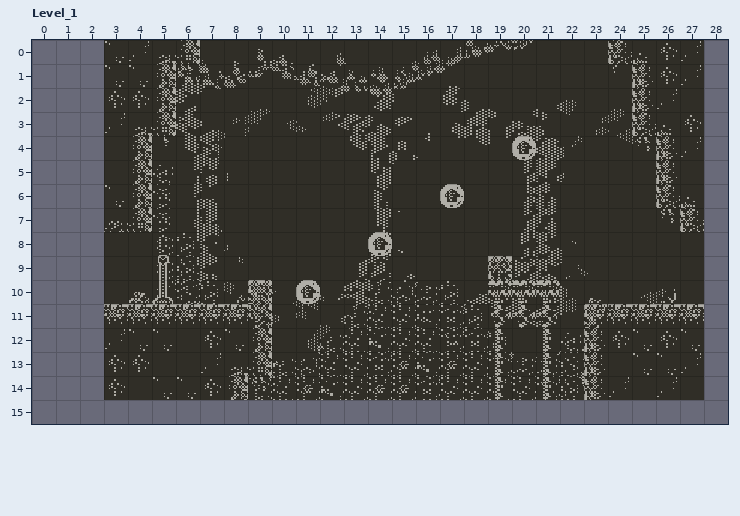
An edit to a level. LDtk project, source/levels/world.ldtk. The picture above was drawn from the file before the commit.
Cells are 16x16 px. Shown: Level_1 x 0..28, y 0..15. The commit also changed other parts of the map, which this record leaves out. The old version is drawn lined up with the new one.
The same view after the edit:
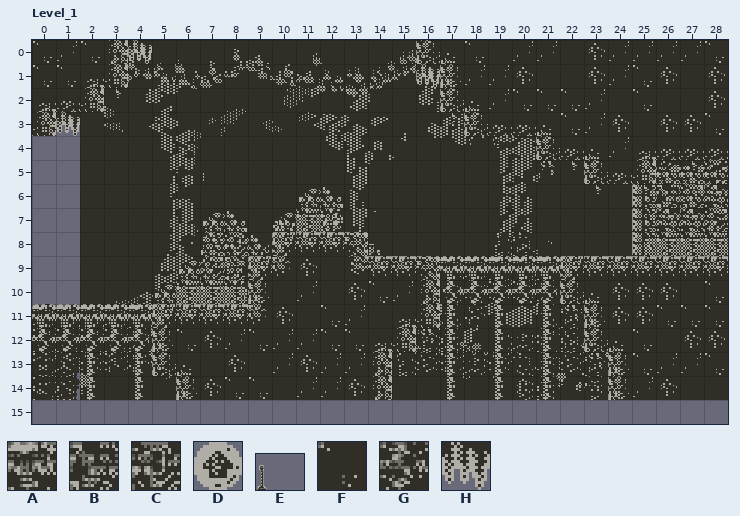
Key: from "Background": A 1 "Cave_background", B 5 "Brick_background", C 6 "Cobble_background"; from "Bubble": D 0; from "Flag": E 0; from "Middle_ground_1": F 1 "Cave_tiles", G 15 "Cave_bridge"; from "Stalactite": H 0.
_ is an empty cell.
Objects are placed by their top-left corner, in cells (3,4 is the top-left corner of cell 3,4); size is 1x1 cell unless given.
From old to new:
map size 25x15 -> 29x15 cells (old content now starts at 3,0; both pictures use the new coordinates)
layer "background" offset 48,0 -> 32,0 px
Layer "Background":
y 5: x 5 A -> _; x 25..28 ____ -> BBBB
y 6: x 5 A -> _; x 11..12 __ -> CC; x 25..28 ____ -> BBBB
y 7: x 5 A -> _; x 7..8 __ -> CC; x 10..12 ___ -> CCC; x 25..28 ____ -> BBBB
y 8: x 5..9 AA___ -> __CCC; x 19..20 __ -> AA; x 25..28 ____ -> BBBB
y 9: x 5..8 AA__ -> _CCC; x 17..21 _____ -> AAAAA; x 26..28 ___ -> AAA
y 10: x 5..8 AAA_ -> CCCC; x 14..16 AAA -> ___; x 18..21 ____ -> AAAA
y 11: x 0..4 _____ -> AAAAA; x 13..16 AAAA -> ____; x 21..22 __ -> AA
y 12: x 0..4 _____ -> AAAAA; x 12..15 AAAA -> ____; x 18 A -> _; x 20..21 __ -> AA
y 13: x 0..4 _____ -> AAAAA; x 10..14 AAAAA -> _____; x 23 _ -> A
y 14: x 0..1 __ -> AA; x 9..19 AAAAAAAAAAA -> ___________; x 22..23 A_ -> _A
Layer "Midground":
y 0: x 0..2 ___ -> FFF; x 4..6 FFF -> ___; x 16..21 ______ -> FFFFFF; x 23 _ -> F; x 28 _ -> F
y 1: x 0..2 ___ -> FFF; x 4..5 FF -> __; x 17..20 ____ -> FFFF; x 23..24 __ -> FF; x 28 _ -> F
y 2: x 0..5 ___FFF -> FFF___; x 17..23 _______ -> FFFFFFF; x 28 _ -> F
y 3: x 0 _ -> F; x 3..5 FFF -> ___; x 18..24 _______ -> FFFFFFF; x 28 _ -> F
y 4: x 4 F -> _; x 21..25 _____ -> FFFFF; x 28 _ -> F
y 5: x 4 F -> _; x 23..27 ___FF -> FFF__
y 6: x 3..4 FF -> __; x 26..27 FF -> __
y 7: x 3..4 FF -> __; x 27 F -> _
y 8: x 10..13 ____ -> FFFF
y 9: x 9..11 ___ -> FFF; x 13..28 ______F_________ -> FFFFGGGGGFFFFFFF
y 10: x 11..18 ________ -> FFFFFFGG; x 22..26 _____ -> FFFFF; x 28 _ -> F
y 11: x 0..4 ___FF -> GGGGG; x 10..17 ________ -> FFFFFFFG; x 20 G -> _; x 28 _ -> F
y 12: x 0..4 ___FF -> GGGGG; x 10..15 ______ -> FFFFFF; x 17 _ -> G; x 28 _ -> F
y 13: x 2..4 _FF -> G_G; x 10..14 _____ -> FFFFF; x 17 _ -> G; x 23 F -> _; x 28 _ -> F
y 14: x 2..5 _FFF -> G_G_; x 9..14 ______ -> FFFFFF; x 17 _ -> G; x 23 F -> _; x 28 _ -> F
Layer "Entities":
added: H "Stalactite" at 1,3
added: H "Stalactite" at 16,1
added: H "Stalactite" at 4,0
removed: D "Bubble" at 11,10
removed: E "Flag" at 5,8 size 4x3
removed: D "Bubble" at 14,8
removed: D "Bubble" at 17,6
removed: D "Bubble" at 20,4
